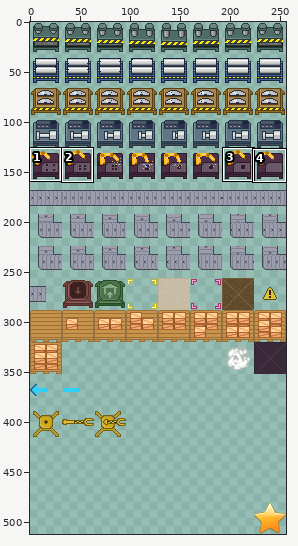
A sprite sheet gets an edit: app/src/main/res/drawable-nodpi/blocks.png. The first picture is a wide view before the edit; the outline marks the close-up.
Close-up. Earlier state:
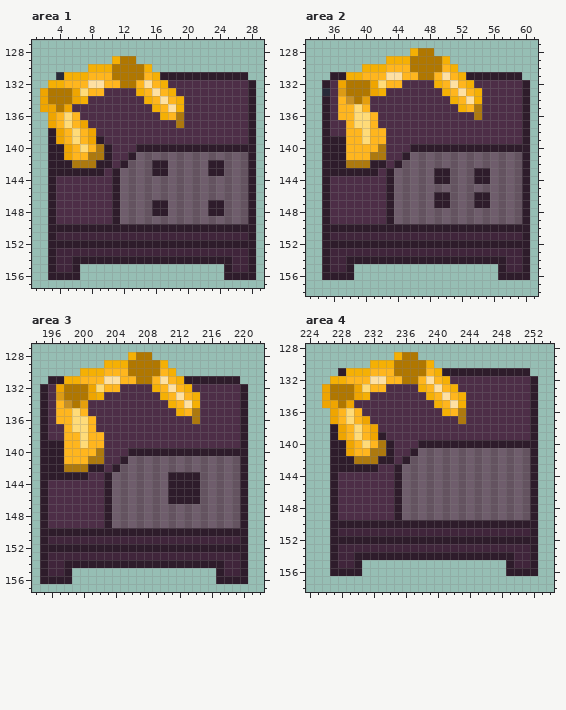
The file is 256x512 pixels. Pixels under 10% opacity are left out. Colours within 5 levels of each other are drawn and written as one. Shown: area 1: x 1..29, y 127..157; area 2: x 33..61, y 127..158; area 3: x 194..222, y 127..157; area 4: x 224..254, y 128..158. The commit also changed other parts of the picture, which this record leaves out.
Now the later version:
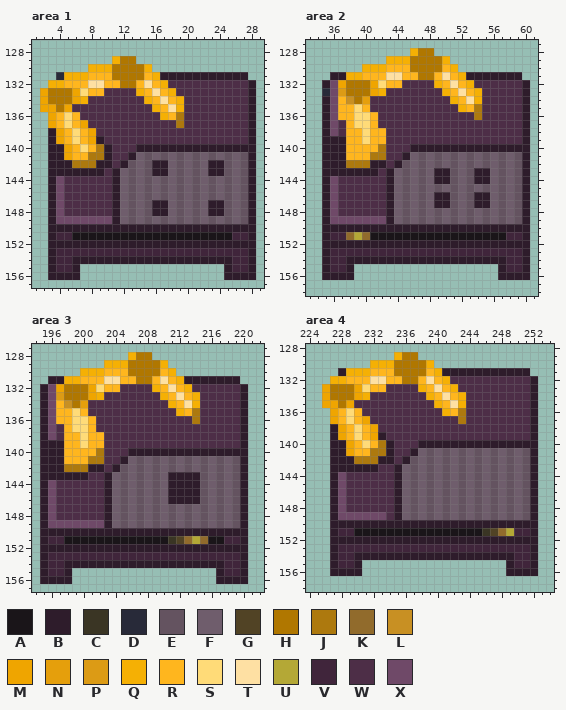
Palette (. is transparent): A #1a1519  B #2e1c2b  C #3a3524  D #282a39  E #645360  F #6f5d6c  G #514325  H #b07700  J #ad790e  K #916b2c  L #c89023  M #efa500  N #e59f0c  P #dc9b15  Q #f5b004  R #ffb61e  S #ffdb78  T #fee0a3  U #b4a836  V #40253b  W #4d2e47  X #6f4968
The exact change:
--- area 1
@@ x 1..29 @@
 143 ..BBBBBBBWBFEFEBBFEFEFBBEFEB.
-144 ..BWWWWWWWBFEFEFEFEFEFEFEFEB.
-145 ..BWWWWWWWBFEFEFEFEFEFEFEFEB.
-146 ..BWWWWWWWBFEFEFEFEFEFEFEFEB.
-147 ..BWWWWWWWBFEFEBBFEFEFBBEFEB.
-148 ..BWWWWWWWBFEFEBBFEFEFBBEFEB.
-149 ..BWWWWWWWBFEFEFEFEFEFEFEFEB.
+144 ..BXWWWWWWBFEFEFEFEFEFEFEFEB.
+145 ..BXWWWWWWBFEFEFEFEFEFEFEFEB.
+146 ..BXWWWWWWBFEFEFEFEFEFEFEFEB.
+147 ..BXWWWWWWBFEFEBBFEFEFBBEFEB.
+148 ..BXWWWWWWBFEFEBBFEFEFBBEFEB.
+149 ..BXXXXXXXBFEFEFEFEFEFEFEFEB.
 150 ..BBBBBBBBBBBBBBBBBBBBBBBBBB.
-151 ..BVVVVVVVVVVVVVVVVVVVVVVVVB.
+151 ..BVVAAAAAAAAAAAAAAAAAAAAVVB.
 152 ..BBBBBBBBBBBBBBBBBBBBBBBBBB.
--- area 2
@@ x 34..38 @@
 131 ..BBQ
-132 .BWMH
-133 .DWPH
-134 .BWRL
-135 .BWRR
-136 .BWRR
-137 .BWWR
-138 .BWWR
+132 .BXMH
+133 .DXPH
+134 .BXRL
+135 .BXRR
+136 .BXRR
+137 .BXWR
+138 .BXWR
 139 .BBBR
@@ x 33..61 @@
 143 ..BBBBBBBWBFEFEFBBEFEBBFEFEB.
-144 ..BWWWWWWWBFEFEFBBEFEBBFEFEB.
-145 ..BWWWWWWWBFEFEFEFEFEFEFEFEB.
-146 ..BWWWWWWWBFEFEFBBEFEBBFEFEB.
-147 ..BWWWWWWWBFEFEFBBEFEBBFEFEB.
-148 ..BWWWWWWWBFEFEFEFEFEFEFEFEB.
-149 ..BWWWWWWWBFEFEFEFEFEFEFEFEB.
+144 ..BXWWWWWWBFEFEFBBEFEBBFEFEB.
+145 ..BXWWWWWWBFEFEFEFEFEFEFEFEB.
+146 ..BXWWWWWWBFEFEFBBEFEBBFEFEB.
+147 ..BXWWWWWWBFEFEFBBEFEBBFEFEB.
+148 ..BXWWWWWWBFEFEFEFEFEFEFEFEB.
+149 ..BXXXXXXXBFEFEFEFEFEFEFEFEB.
 150 ..BBBBBBBBBBBBBBBBBBBBBBBBBB.
-151 ..BVVVVVVVVVVVVVVVVVVVVVVVVB.
+151 ..BVVKUKAAAAAAAAAAAAAAAAAVVB.
 152 ..BBBBBBBBBBBBBBBBBBBBBBBBBB.
--- area 3
@@ x 194..198 @@
 131 ..BBQ
-132 .BWMH
-133 .BWPH
-134 .BWRL
-135 .BWRR
-136 .BWRR
-137 .BWWR
-138 .BWWR
+132 .BXMH
+133 .BXPH
+134 .BXRL
+135 .BXRR
+136 .BXRR
+137 .BXWR
+138 .BXWR
 139 .BBBR
@@ x 194..222 @@
 143 .BBBBBBWWBFEFEFEFBBBBEFEFEB..
-144 .BWWWWWWWBFEFEFEFBBBBEFEFEB..
-145 .BWWWWWWWBFEFEFEFBBBBEFEFEB..
-146 .BWWWWWWWBFEFEFEFBBBBEFEFEB..
-147 .BWWWWWWWBFEFEFEFEFEFEFEFEB..
-148 .BWWWWWWWBFEFEFEFEFEFEFEFEB..
-149 .BWWWWWWWBFEFEFEFEFEFEFEFEB..
+144 .BXWWWWWWBFEFEFEFBBBBEFEFEB..
+145 .BXWWWWWWBFEFEFEFBBBBEFEFEB..
+146 .BXWWWWWWBFEFEFEFBBBBEFEFEB..
+147 .BXWWWWWWBFEFEFEFEFEFEFEFEB..
+148 .BXWWWWWWBFEFEFEFEFEFEFEFEB..
+149 .BXXXXXXXBFEFEFEFEFEFEFEFEB..
 150 .BBBBBBBBBBBBBBBBBBBBBBBBBB..
-151 .BVVVVVVVVVVVVVVVVVVVVVVVVB..
+151 .BVVAAAAAAAAAAAAACGKUKAAVVB..
 152 .BBBBBBBBBBBBBBBBBBBBBBBBBB..
--- area 4
@@ x 224..254 @@
 143 ...BBBBBBWWBFEFEFEFEFEFEFEFEB..
-144 ...BWWWWWWWBFEFEFEFEFEFEFEFEB..
-145 ...BWWWWWWWBFEFEFEFEFEFEFEFEB..
-146 ...BWWWWWWWBFEFEFEFEFEFEFEFEB..
-147 ...BWWWWWWWBFEFEFEFEFEFEFEFEB..
-148 ...BWWWWWWWBFEFEFEFEFEFEFEFEB..
-149 ...BWWWWWWWBFEFEFEFEFEFEFEFEB..
+144 ...BXWWWWWWBFEFEFEFEFEFEFEFEB..
+145 ...BXWWWWWWBFEFEFEFEFEFEFEFEB..
+146 ...BXWWWWWWBFEFEFEFEFEFEFEFEB..
+147 ...BXWWWWWWBFEFEFEFEFEFEFEFEB..
+148 ...BXWWWWWWBFEFEFEFEFEFEFEFEB..
+149 ...BXXXXXXWBFEFEFEFEFEFEFEFEB..
 150 ...BBBBBBBBBBBBBBBBBBBBBBBBBB..
-151 ...BVVVVVVVVVVVVVVVVVVVVVVVVB..
+151 ...BVVAAAAAAAAAAAAAAAACGKUVVB..
 152 ...BBBBBBBBBBBBBBBBBBBBBBBBBB..
Boxes around the changes in both close-ups, in picture pixels (x1, y1, x2, y2):
changed: (56, 176, 232, 240)
changed: (330, 80, 338, 136)
changed: (330, 176, 506, 240)
changed: (48, 384, 56, 440)
changed: (48, 480, 224, 544)
changed: (338, 472, 514, 536)
